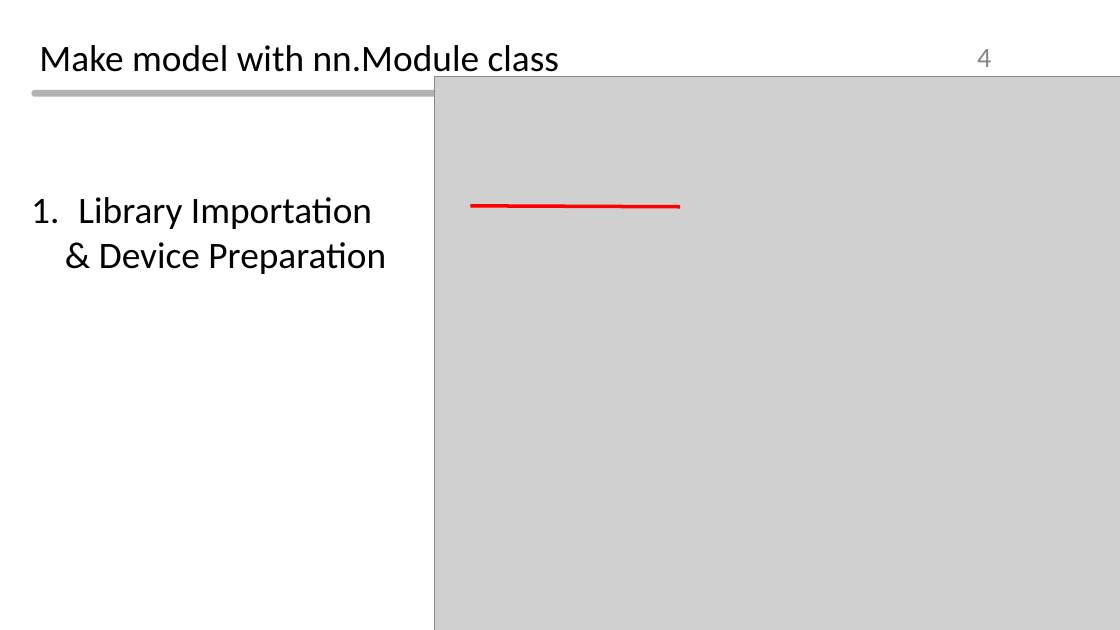
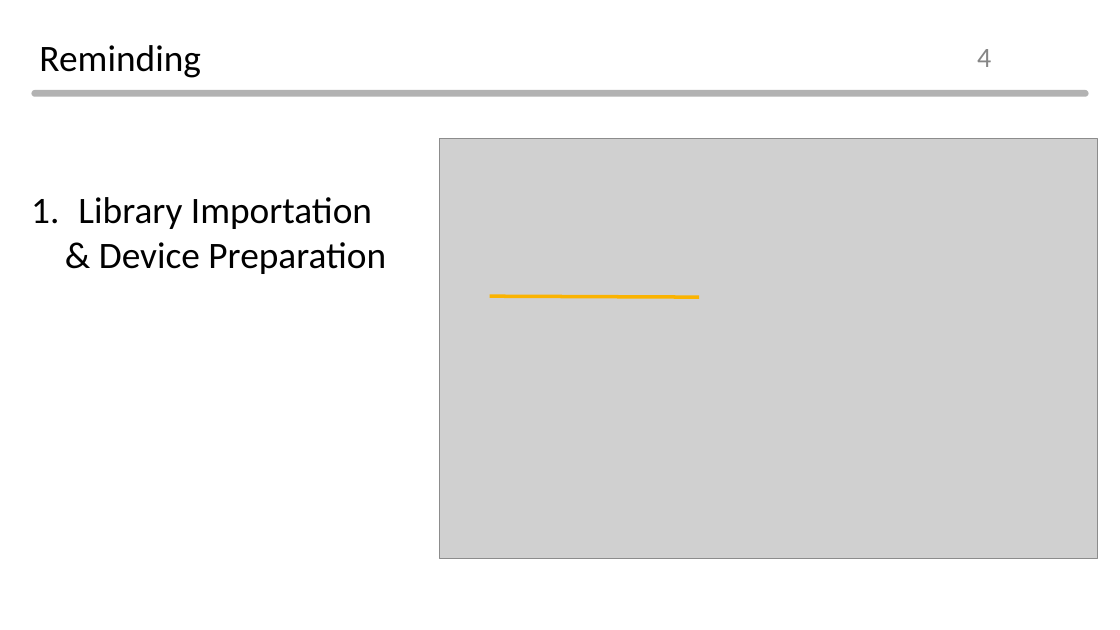
Before and after one commit to Normalist-K/aibd-2021-2, a slide deck: slide 4 of ppt/day3.pptx. Drawn at 1120x630 pixels with LibreOffice and Linux fonts; fonts in the diff are those of the drawing; grey boxes stand for pictures; background and template pictures are left out. Boxes give left, top, right and bottom in pixels: in the first picture for what was removed or moved away, otherwise in the second. Text is boxed around its words. In the diff, an @@ line names an element or a change of style, - is before the commit and + after.

```diff
--- a/ppt/day3.pptx
+++ b/ppt/day3.pptx
@@ title at (x1=39, y1=45, x2=200, y2=78): text changed @@
-Make model with nn.Module class
+Reminding
@@ picture resized from (x1=435, y1=76, x2=1120, y2=630) to (x1=439, y1=139, x2=1097, y2=558) @@
@@ line moved from (471, 206) - (681, 207) to (490, 297) - (699, 297) @@
@@ line (490, 297) - (699, 297): stroke #FF0000 3 pt to #FAB300 3 pt @@
```
Also in this commit, not shown: 22 other slides changed, 15 slides added, 3 slides removed, 11 other files.
